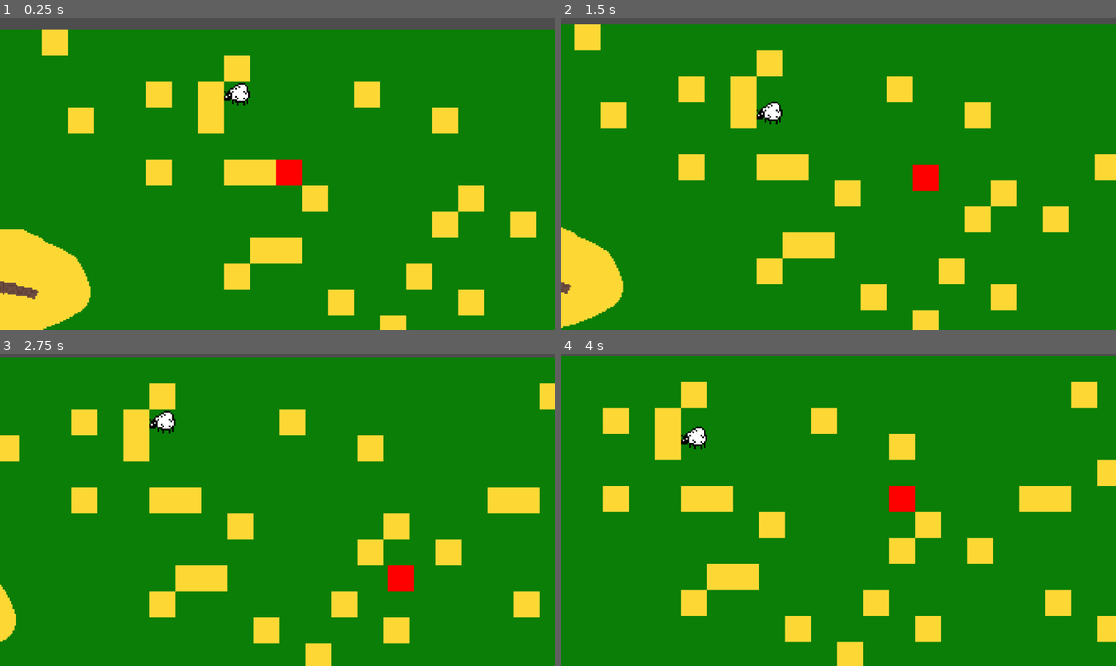
Above: before the commit, frames 1-4 (two rows, left to right).
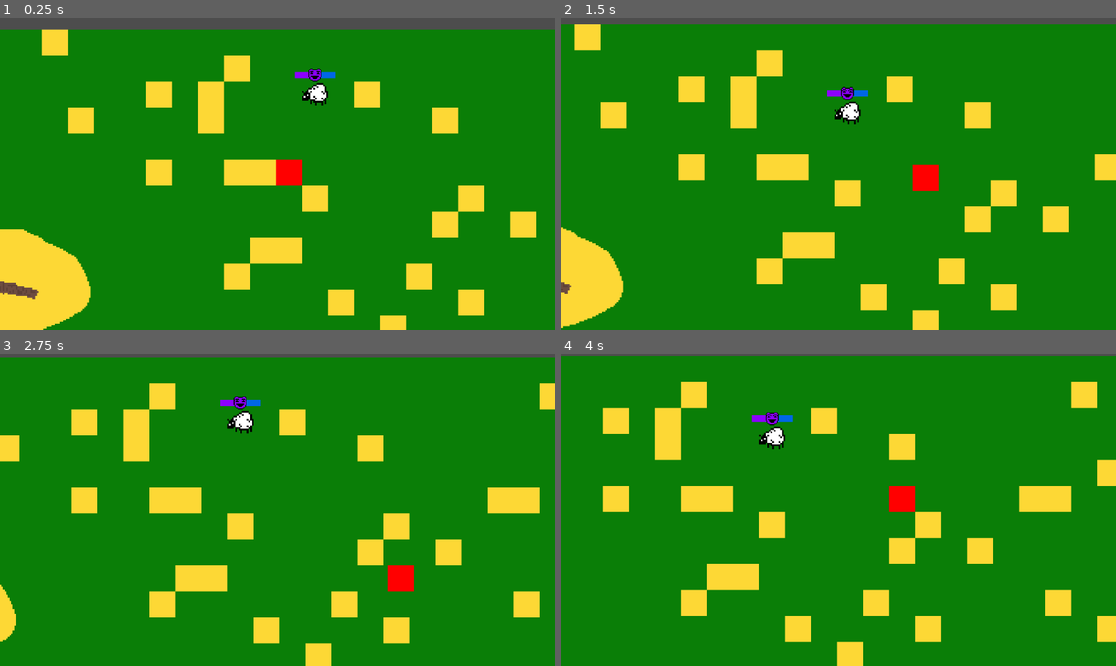
Above: after the commit, the same moments.

Repository: zelochron42/Clown-Ranch-Game
Game: Godot game, scene res://main_scene.tscn
The game is run twice, just before and just after one commit, with the same random seed, the same clock (stepped at 60 frames per second) and the same inputs.
Inputs:
- Up to frame 1 (0.25 s): no input
- Up to frame 2 (1.5 s): hold Right (ui_right) 0.53-1.28 s; hold Down (ui_down) from 1.28 s (still down)
- Up to frame 3 (2.75 s): release Down (ui_down) at 2.03 s; hold Right (ui_right) from 2.03 s (still down)
- Up to frame 4 (4 s): release Right (ui_right) at 2.78 s; hold Up (ui_up) 2.78-3.53 s; hold Left (ui_left) from 3.53 s (still down)

The runs differ from the first frame. In frame 1, 0.7% of the frame differs, in the area x 40-61%, y 16-29%; in frame 2, 0.7%; in frame 3, 0.7%; in frame 4, 0.7%, in the area x 21-42%, y 18-31%.

Commit message:
laugh meter design

Diff:
--- /dev/null
+++ b/LaughMeter.gd
@@ -0,0 +1,11 @@
+extends HSlider
+
+
+# Called when the node enters the scene tree for the first time.
+func _ready():
+	pass # Replace with function body.
+
+
+# Called every frame. 'delta' is the elapsed time since the previous frame.
+func _process(delta):
+	pass
--- a/main_scene.tscn
+++ b/main_scene.tscn
@@ -7,6 +7,8 @@
 [ext_resource type="Script" path="res://GameMap.gd" id="5_k8yc6"]
 [ext_resource type="Script" path="res://SheepBehavior.gd" id="6_ckt2i"]
 [ext_resource type="Texture2D" uid="uid://cnlfcc36qkvrq" path="res://sheep_prototype.png" id="6_h406r"]
+[ext_resource type="Texture2D" uid="uid://cru6d25lgjfqw" path="res://laugh_face.png" id="8_5fkkh"]
+[ext_resource type="Script" path="res://LaughMeter.gd" id="9_b507p"]
 
 [sub_resource type="TileSetAtlasSource" id="TileSetAtlasSource_4kkab"]
 texture = ExtResource("5_gfouj")
@@ -380,6 +382,14 @@
 custom_data_layer_0/type = 1
 sources/0 = SubResource("TileSetAtlasSource_4kkab")
 
+[sub_resource type="StyleBoxLine" id="StyleBoxLine_u5vim"]
+color = Color(0, 0.403922, 0.901961, 1)
+thickness = 8
+
+[sub_resource type="StyleBoxLine" id="StyleBoxLine_88sak"]
+color = Color(0.54902, 0, 1, 1)
+thickness = 8
+
 [node name="MainScene" type="Node2D"]
 
 [node name="Player" type="Sprite2D" parent="."]
@@ -409,7 +419,7 @@
 script = ExtResource("5_k8yc6")
 
 [node name="Sheeple" type="Sprite2D" parent="."]
-position = Vector2(-24, 40)
+position = Vector2(27, 40)
 texture = ExtResource("6_h406r")
 script = ExtResource("6_ckt2i")
 
@@ -417,3 +427,19 @@
 script = ExtResource("2_avyxl")
 map = NodePath("../../TileMap")
 move_time = 0.8
+
+[node name="LaughMeter" type="HSlider" parent="Sheeple"]
+offset_left = -12.0
+offset_top = -16.0
+offset_right = 36.0
+scale = Vector2(0.5, 0.5)
+focus_mode = 0
+mouse_filter = 2
+theme_override_icons/grabber = ExtResource("8_5fkkh")
+theme_override_icons/grabber_highlight = ExtResource("8_5fkkh")
+theme_override_icons/grabber_disabled = ExtResource("8_5fkkh")
+theme_override_styles/slider = SubResource("StyleBoxLine_u5vim")
+theme_override_styles/grabber_area = SubResource("StyleBoxLine_88sak")
+step = 10.0
+value = 50.0
+script = ExtResource("9_b507p")
Binary file added: laugh_face.png
Not shown, added: laugh_face.png.import
Not shown: 1 places in main_scene.tscn that only renumber resources
